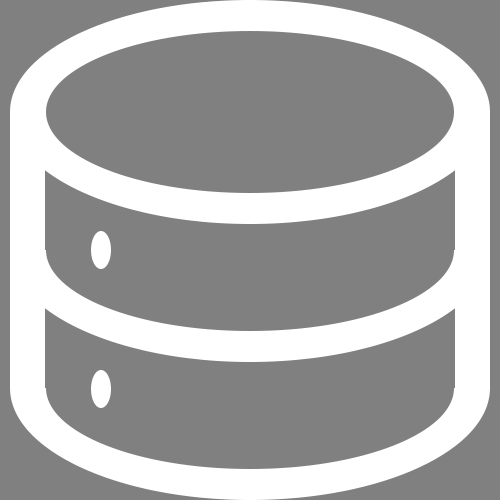
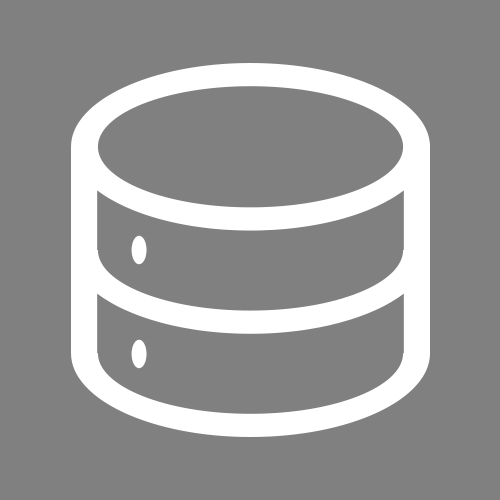
Layer changes from the first w=500, h=500 image to the second:
painted on "regular" over [10, 0, 490, 500]
